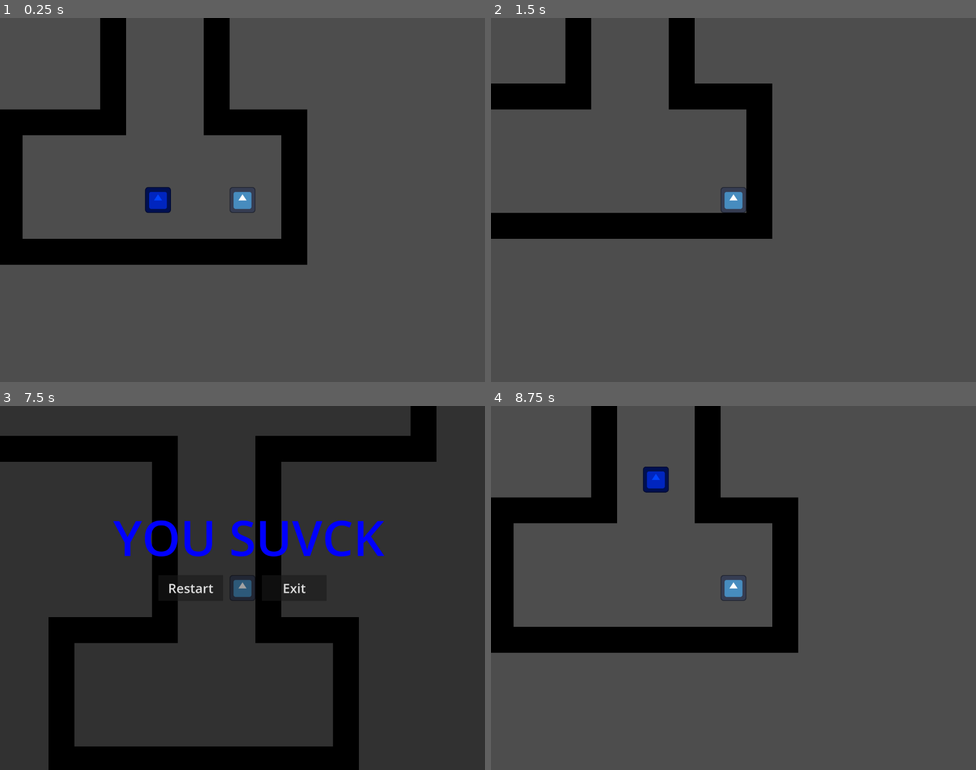
Above: before the commit, frames 1-4 (two rows, left to right).
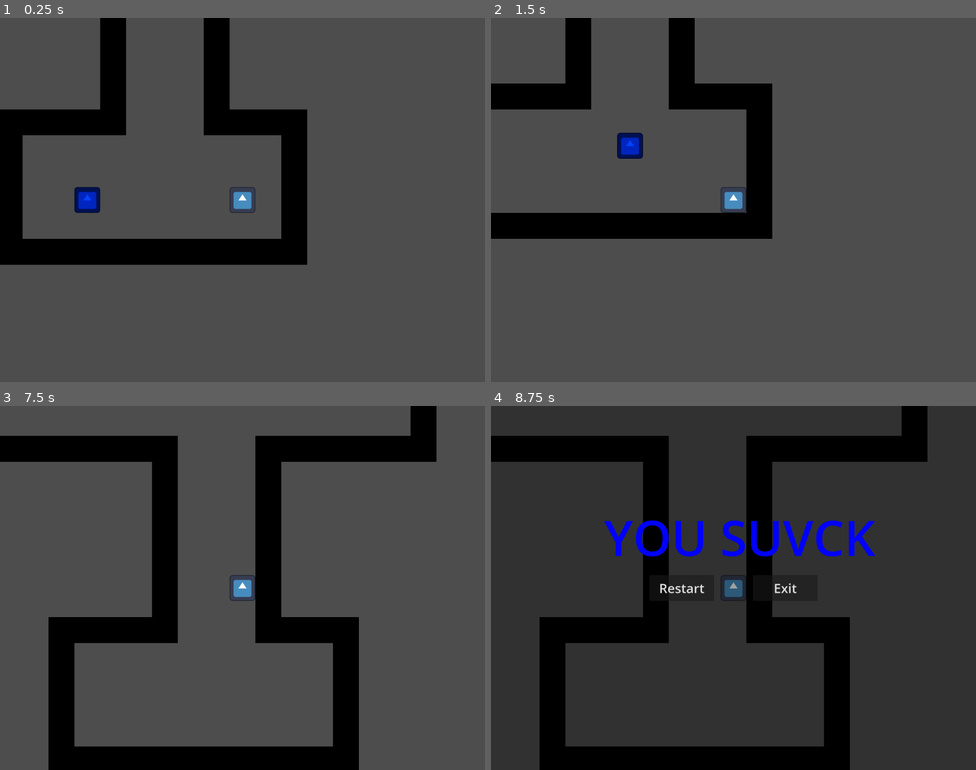
Above: after the commit, the same moments.

Repository: jlarminay/Ursa-Game-Jam
Game: Godot game, scene res://Levels/Level1.tscn
Same seed, same stepped clock (60 frames per second), same inputs: the game is played once before the commit and once after it. The engine's default icon, where the game draws it, is replaced by a stand-in: a white triangle on a blue panel in a dark square. Sound files missing from this copy of the repository are replaced by a short silence.
Inputs (mouse positions are in pixels of both pictures, inside the frame that each line leads up to):
- Up to frame 1 (0.25 s): no input
- Up to frame 2 (1.5 s): hold D (Right) 0.53-1.28 s; hold S (Down) from 1.28 s (still down)
- Up to frame 3 (7.5 s): release S (Down) at 2.03 s; hold D (Right) 2.03-2.78 s; tap Enter at 2.75, 5 s; hold W (Up) 2.78-3.53 s; tap Space at 3.5, 5.75 s; hold A (Left) 3.53-5.03 s; hold S (Down) 5.03-5.78 s; hold D (Right) 5.78-6.53 s; hold W (Up) 6.53-7.28 s; hold D (Right) from 7.28 s (still down)
- Up to frame 4 (8.75 s): release D (Right) at 8 s; click (680, 588) at 8 s, where only the run before the commit has a clickable "Restart"

The runs differ from the first frame. In frame 1, 0.7% of the frame differs, in the area x 15-36%, y 46-54%; in frame 2, 0.4%; in frame 3, 79%; in frame 4, 97%, in the area x 0-100%, y 0-100%.

Commit message:
Add starting sound

Diff:
--- a/Entities/Flag/victory_flag.gd
+++ b/Entities/Flag/victory_flag.gd
@@ -1,22 +1,15 @@
 extends Area2D
 
-
 @export var line: Line2D
-
 
 # Called when the node enters the scene tree for the first time.
 func _ready() -> void:
 	var last_point = line.get_point_count()
 	global_position = line.get_point_position(last_point - 1)
 
-
-# Called every frame. 'delta' is the elapsed time since the previous frame.
-func _process(delta: float) -> void:
-	pass
-
+	# call start level
+	Game.start_level()
 
 func _on_body_entered(body: Node2D) -> void:
-	print(body.name)
-	Game.level_success = true
-	Game.can_player_move = false
-	Game.can_sonic_move = false
+	if(body.name == 'Player'):
+		Game.level_success = true
--- a/Entities/Player/player.gd
+++ b/Entities/Player/player.gd
@@ -1,10 +1,8 @@
 extends CharacterBody2D
-
 
 @export var SPEED:int = 300
 
-
-func _physics_process(delta: float) -> void:
+func _physics_process(_delta: float) -> void:
   if not Game.can_player_move:
     return
 
--- a/Entities/Sonic/sonic.gd
+++ b/Entities/Sonic/sonic.gd
@@ -1,10 +1,8 @@
 extends Node2D
 
 @export var line: Line2D
+@export var SPEED:int = 250
 var index: int = 1
-
-@export var SPEED:int = 250
-
 
 # Called when the node enters the scene tree for the first time.
 func _ready() -> void:
@@ -27,5 +25,3 @@
 	if index >= line.get_point_count():
 		index = line.get_point_count() - 1
 		Game.game_over = true
-		Game.can_player_move = false
-		Game.can_sonic_move = false
--- a/Entities/UI/ui_control.gd
+++ b/Entities/UI/ui_control.gd
@@ -13,7 +13,7 @@
 
 
 # Called every frame. 'delta' is the elapsed time since the previous frame.
-func _process(delta: float) -> void:
+func _process(_delta: float) -> void:
 	if Game.level_success:
 		success_screen.visible = true
 
@@ -22,14 +22,11 @@
 
 
 func _on_restart_pressed() -> void:
-	Game.can_player_move = true
-	Game.can_sonic_move = true
-	Game.game_over = false
-	get_tree().reload_current_scene()
+	Game.restart()
 
 
 func _on_exit_pressed() -> void:
-	get_tree().quit()
+	Game.exit()
 
 
 func _on_next_level_pressed() -> void:
--- /dev/null
+++ b/Global/AudioController/audio_controller.gd
@@ -0,0 +1,8 @@
+extends AudioStreamPlayer2D
+
+@export var starting_sound: AudioStream
+
+func play_starting_sound():
+	if starting_sound:
+		stream = starting_sound
+		play()
--- /dev/null
+++ b/Global/AudioController/audio_controller.tscn
@@ -0,0 +1,8 @@
+[gd_scene load_steps=3 format=3 uid="uid://lhndbarg2nfn"]
+
+[ext_resource type="Script" uid="uid://cnopriyd1xhv" path="res://Global/AudioController/audio_controller.gd" id="1_r1udh"]
+[ext_resource type="AudioStream" uid="uid://bggw3i8dsm5pb" path="res://Sounds/countdown.mp3" id="2_dn5qy"]
+
+[node name="AudioController" type="AudioStreamPlayer2D"]
+script = ExtResource("1_r1udh")
+starting_sound = ExtResource("2_dn5qy")
--- a/Global/game.gd
+++ b/Global/game.gd
@@ -1,7 +1,33 @@
 extends Node
-
 
 var can_player_move: bool = true
 var game_over: bool = false
 var level_success: bool = false
 var can_sonic_move: bool = true
+
+func _process(_delta: float) -> void:
+	if level_success or game_over:
+		can_player_move = false
+		can_sonic_move = false
+
+func start_level():
+	game_over = false
+	level_success = false
+	can_player_move = false
+	can_sonic_move = false
+	# start countdown
+	AudioController.play_starting_sound()
+	# wait for audio to stop
+	await AudioController.finished
+	can_player_move = true
+	can_sonic_move = true
+
+func restart():
+	game_over = false
+	level_success = false
+	can_player_move = true
+	can_sonic_move = true
+	get_tree().reload_current_scene()
+
+func exit():
+	get_tree().quit()
--- a/project.godot
+++ b/project.godot
@@ -18,6 +18,7 @@
 [autoload]
 
 Game="*res://Global/game.gd"
+AudioController="*res://Global/AudioController/audio_controller.tscn"
 
 [display]
 
Not shown, added: Global/AudioController/audio_controller.gd.uid
Not shown, added: Sounds/countdown.mp3.import
Not shown, added: Sounds/countdown.mp3
